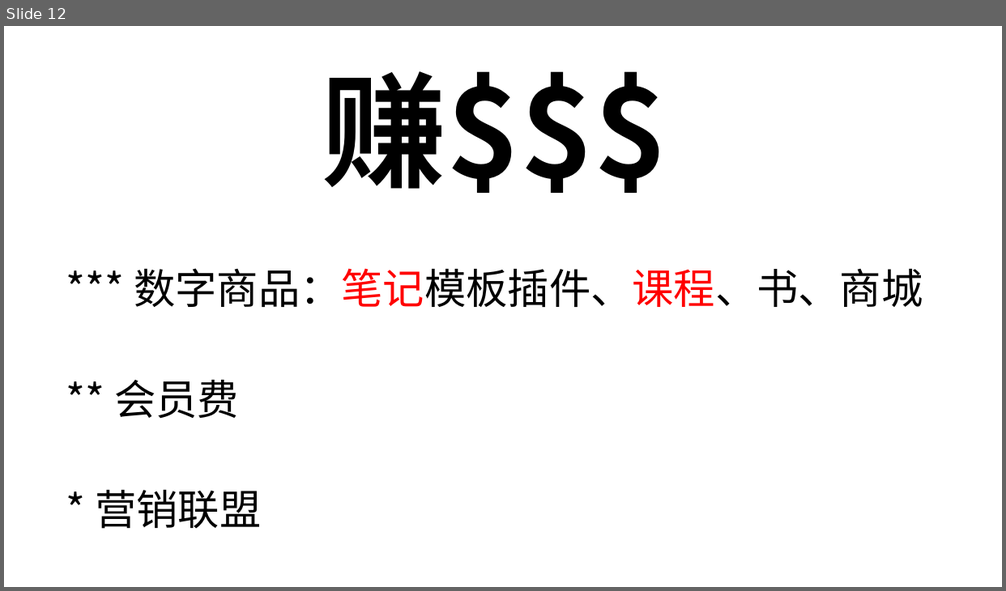
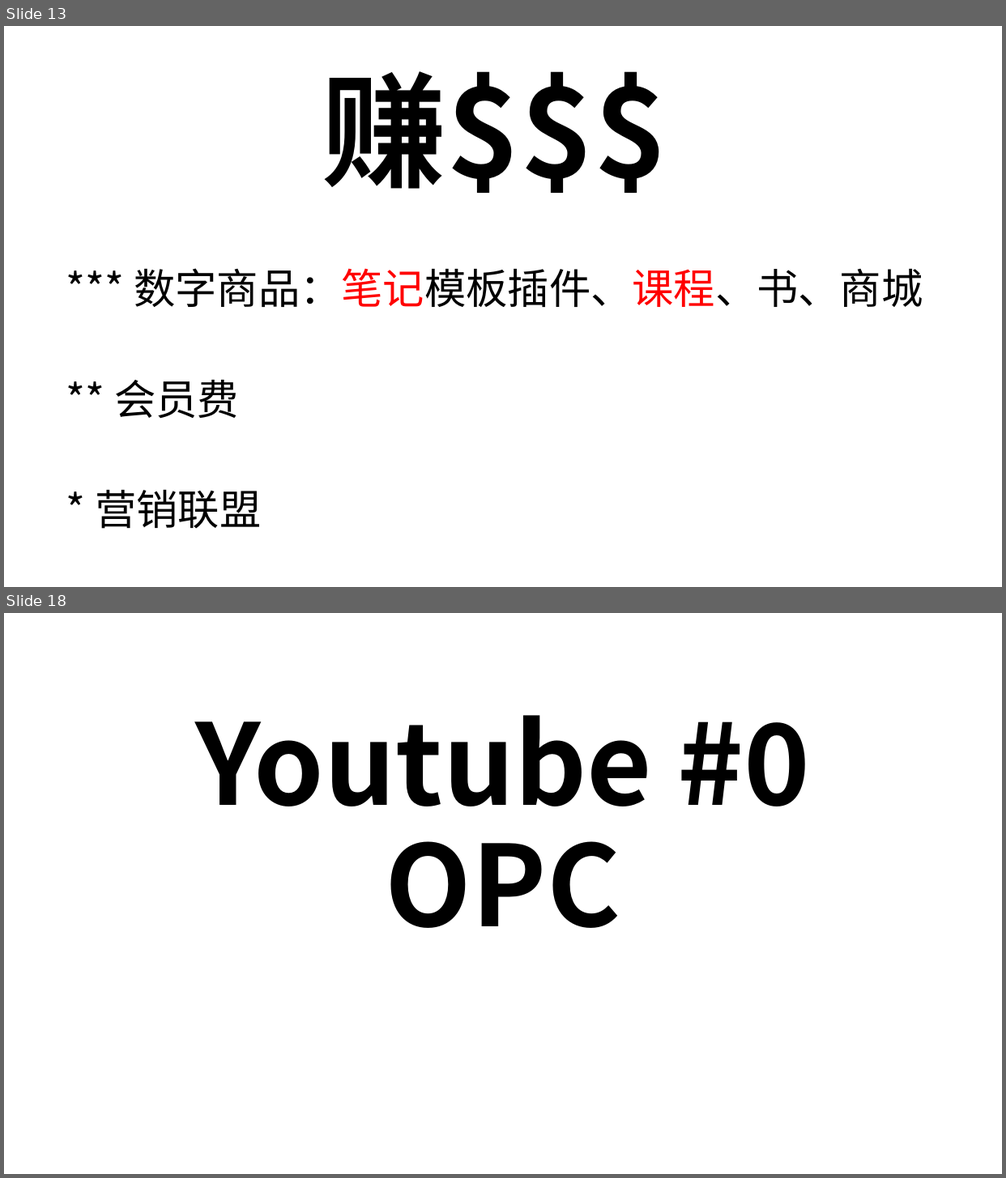
Before and after one commit to aistudybar/ob-OnePersonCompany, a slide deck: _attachment/一人公司（OPC）.pptx. Shown one above the other, each under a label of ours: slide 12 before the commit, slides 13 and 18 after it; the slides between them are not shown. The pictures are 1006x591 and 1006x1178 pixels, drawn with LibreOffice and Linux fonts; fonts in the diff are those of the drawing. Boxes give left, top, right and bottom in pixels: in the first picture for what was removed or moved away, otherwise in the second. Text is boxed around its words. In the diff, an @@ line names an element or a change of style, - is before the commit and + after.

```diff
--- a/_attachment/一人公司（OPC）.pptx
+++ b/_attachment/一人公司（OPC）.pptx
@@ slide 18 added at [4, 613, 1002, 1174], background #FFFFFF @@
@@ title added at [196, 715, 811, 928], 108 pt, text #000000, bold @@
+Youtube #0
+OPC
@@ what was slide 12 is now slide 13 @@
```
Also in this commit, not shown: 1 slide changed, 5 other slides added, 1 slide removed.
